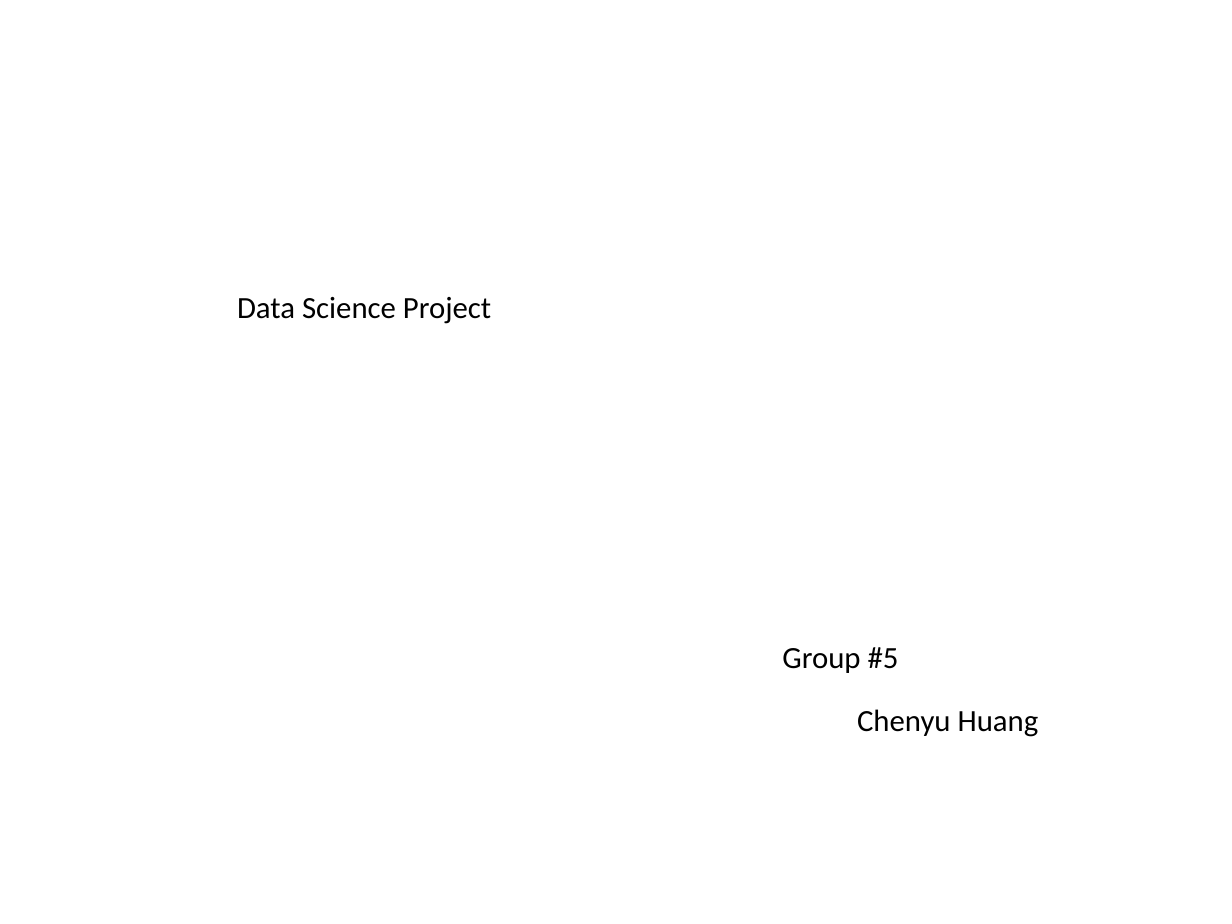
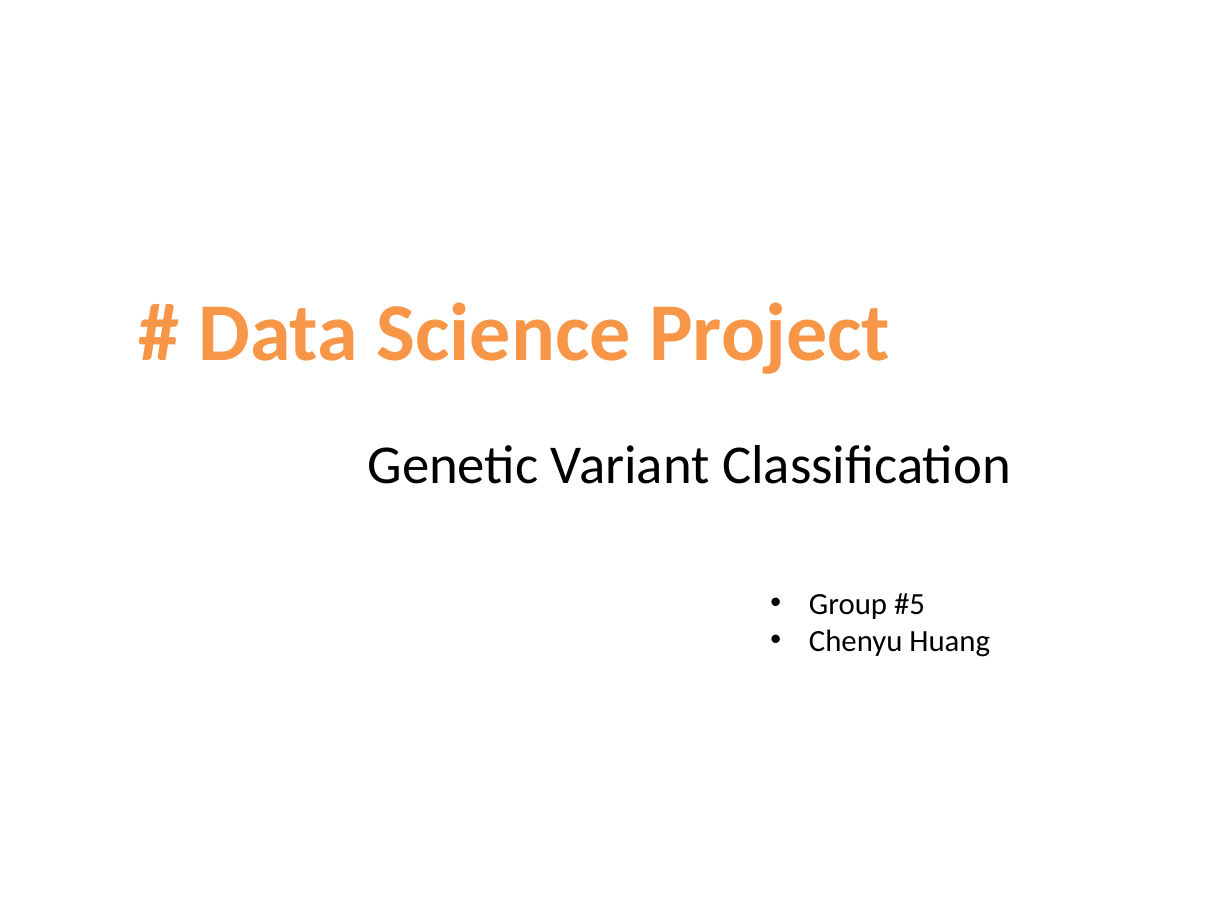
Before and after one commit to frostace/BinaryClassification, a slide deck: slide 1 of DataSciencePres.pptx. Drawn at 1232x924 pixels with LibreOffice and Linux fonts; fonts in the diff are those of the drawing. Boxes give left, top, right and bottom in pixels: in the first picture for what was removed or moved away, otherwise in the second. Text is boxed around its words. In the diff, an @@ line names an element or a change of style, - is before the commit and + after.

```diff
--- a/DataSciencePres.pptx
+++ b/DataSciencePres.pptx
@@ text at [198,302,890,374]: text changed; size 18 to 48 pt; text colour #000000 to #F79646; bold on @@
-Data Science Project
+# Data Science Project
@@ text added at [367,445,1011,484], 32 pt, text #000000 @@
+Genetic Variant Classification
@@ text "Group #5": place and size @@
-text "Group #5" at [782,647,899,673]
+text "Group #5" at [809,593,990,657]
@@ text at [809,593,925,619]: bullet none to • @@
@@ text at [809,629,990,657]: paragraph added @@
+• Chenyu Huang
@@ text removed at [857,709,1039,737] @@
-Chenyu Huang
```
Also in this commit, not shown: 11 other slides changed, 4 slides added, 5 slides removed, 8 other files.
